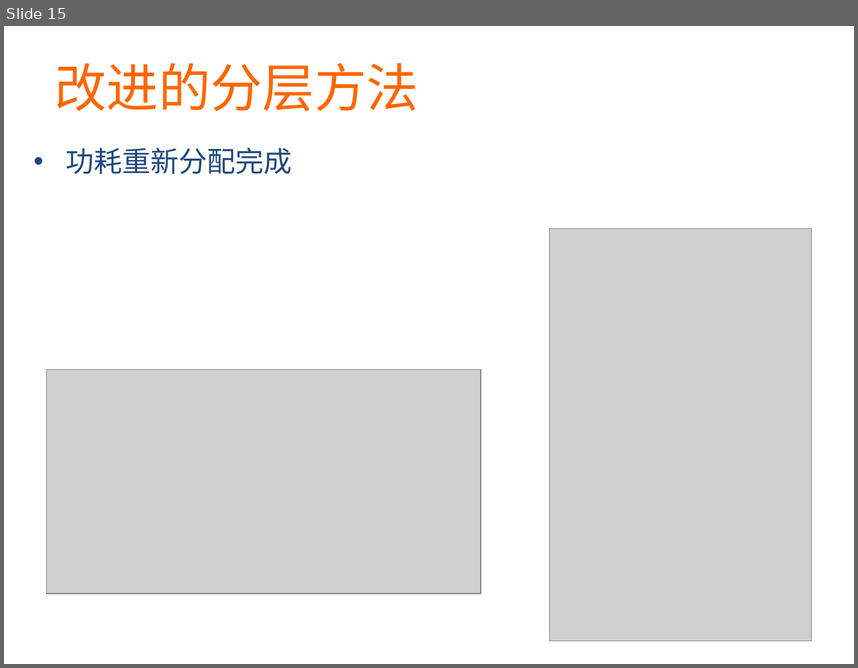
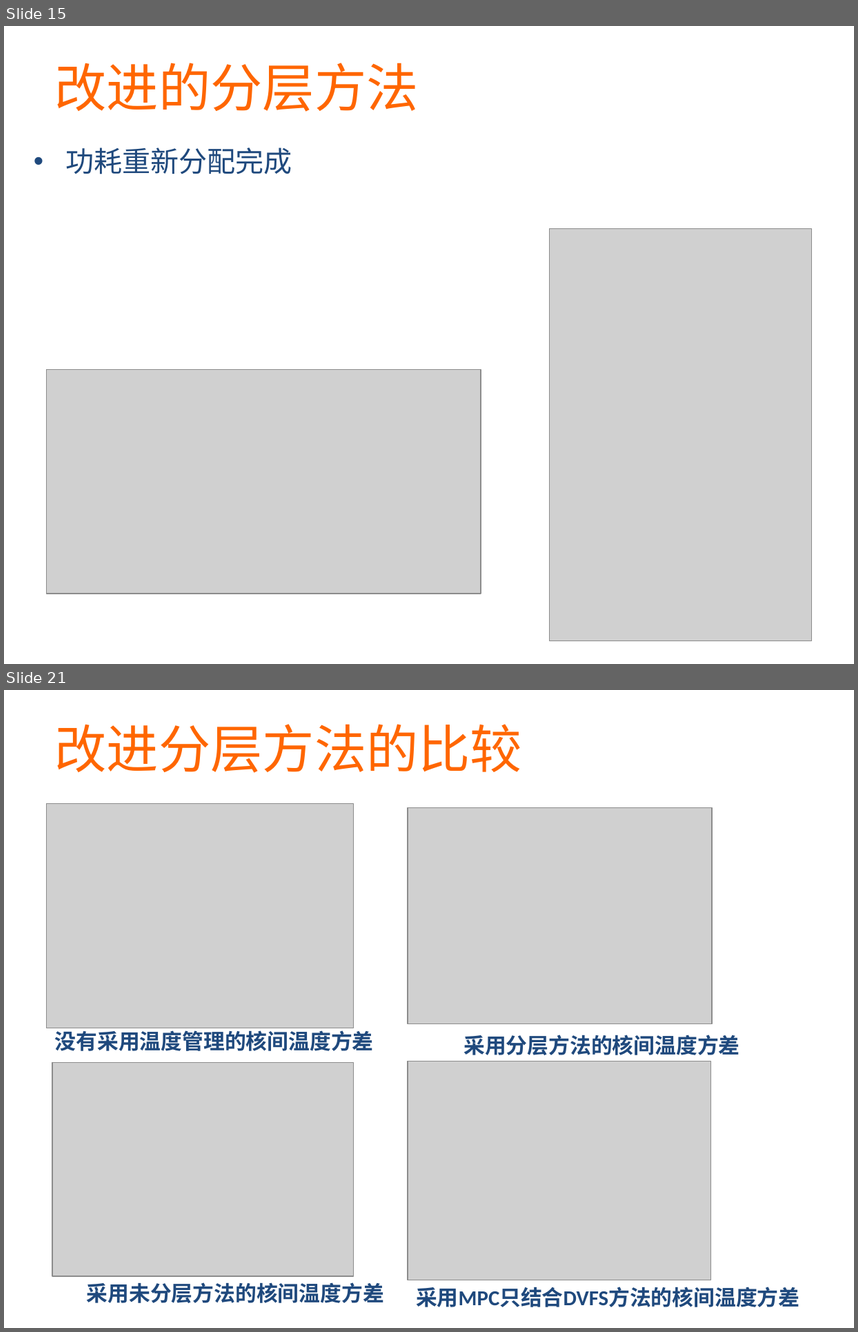
Before and after one commit to martian9/xin-yuan-houqin, a slide deck: ppt/majian.pptx. Shown one above the other, each under a label of ours: slide 15 before the commit, slides 15 and 21 after it; the slides between them are not shown. The pictures are 858x668 and 858x1332 pixels, drawn with LibreOffice and Linux fonts; fonts in the diff are those of the drawing; grey boxes stand for pictures. Boxes give left, top, right and bottom in pixels: in the first picture for what was removed or moved away, otherwise in the second. Text is boxed around its words. In the diff, an @@ line names an element or a change of style, - is before the commit and + after.

```diff
--- a/ppt/majian.pptx
+++ b/ppt/majian.pptx
@@ slide 21 added at <box>4,690,854,1328</box>, background #FFFFFF @@
@@ text added at <box>55,724,523,773</box>, 44 pt, text #FF6600 @@
+改进分层方法的比较
@@ picture added at <box>47,804,353,1028</box> @@
@@ picture added at <box>408,807,712,1024</box> @@
@@ text added at <box>55,1027,374,1051</box>, 18 pt, text #1F497D, bold @@
+没有采用温度管理的核间温度方差
@@ text added at <box>464,1034,740,1055</box>, 18 pt, text #1F497D, bold @@
+采用分层方法的核间温度方差
@@ picture added at <box>408,1061,711,1279</box> @@
@@ picture added at <box>52,1063,355,1276</box> @@
@@ text added at <box>87,1282,384,1303</box>, 18 pt, text #1F497D, bold @@
+采用未分层方法的核间温度方差
@@ text added at <box>416,1286,800,1307</box>, 18 pt, text #1F497D, bold @@
+采用MPC只结合DVFS方法的核间温度方差
```
Also in this commit, not shown: 4 slides changed, 8 other slides added, 6 slides removed.
